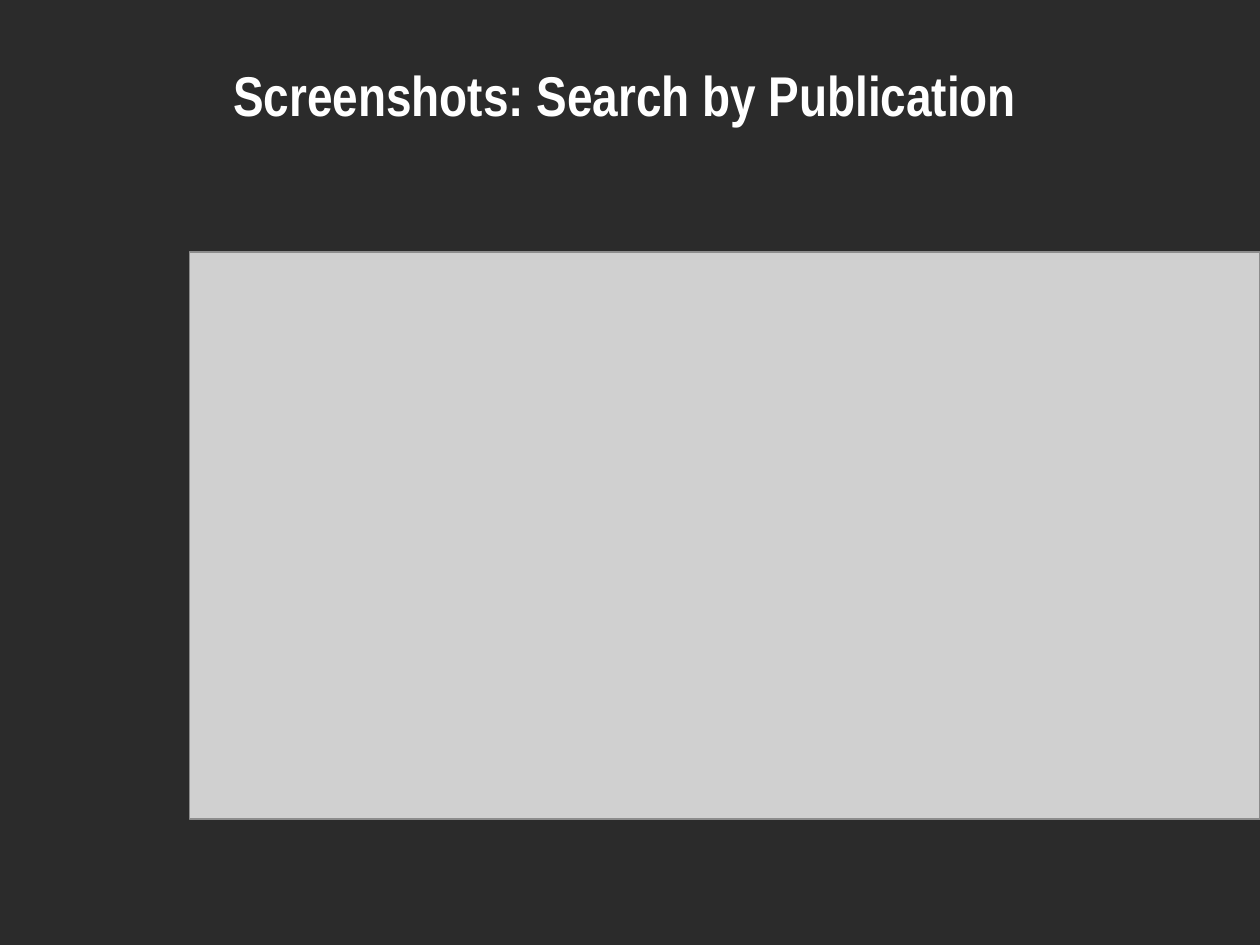
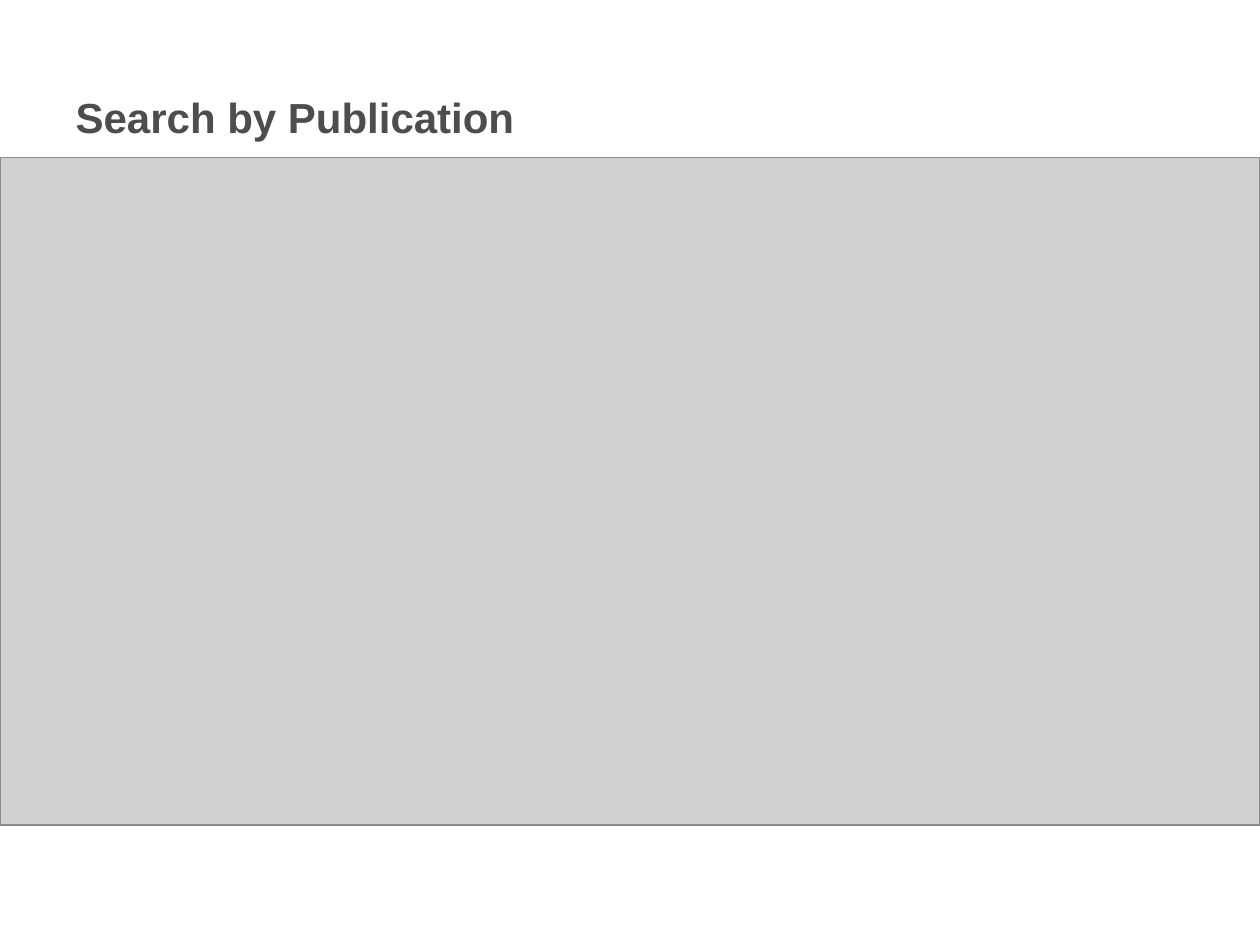
Before and after one commit to NCIP/caarray-docs, a slide deck: slide 6 of project_management/open_meetings/ICR_WS_Meeting_2011_10_12.pptx. Drawn at 1260x945 pixels with LibreOffice and Linux fonts; fonts in the diff are those of the drawing; grey boxes stand for pictures; background and template pictures are left out; a plain dark background stands for a picture behind light text. Boxes give left, top, right and bottom in pixels: in the first picture for what was removed or moved away, otherwise in the second. Text is boxed around its words. In the diff, an @@ line names an element or a change of style, - is before the commit and + after.

```diff
--- a/project_management/open_meetings/ICR_WS_Meeting_2011_10_12.pptx
+++ b/project_management/open_meetings/ICR_WS_Meeting_2011_10_12.pptx
@@ background picture (left out) to #FFFFFF @@
@@ title at (76, 102, 514, 141): text changed; size 32 to 24 pt; font Arial Narrow to Arial; text colour #FFFFFF to #4D4D4D @@
-Screenshots: Search by Publication
+Search by Publication
@@ picture: place and size @@
-picture at (190, 252, 1260, 819)
+picture at (0, 158, 1260, 825)
@@ page number added at (32, 901, 147, 935), 10 pt, text #FFFFFF, bold @@
+6
```
Also in this commit, not shown: 6 other slides changed, 2 slides added, 3 slides removed.
